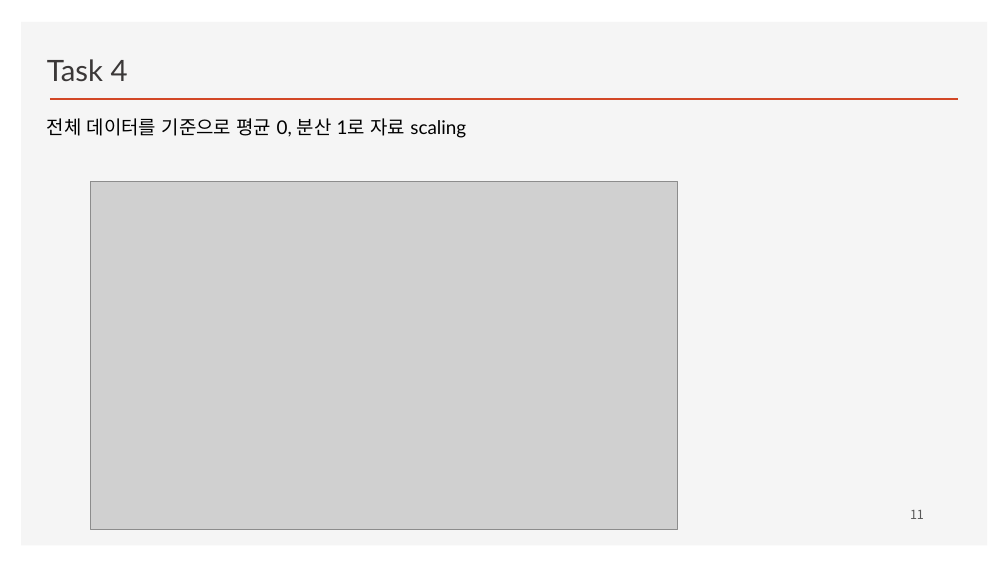
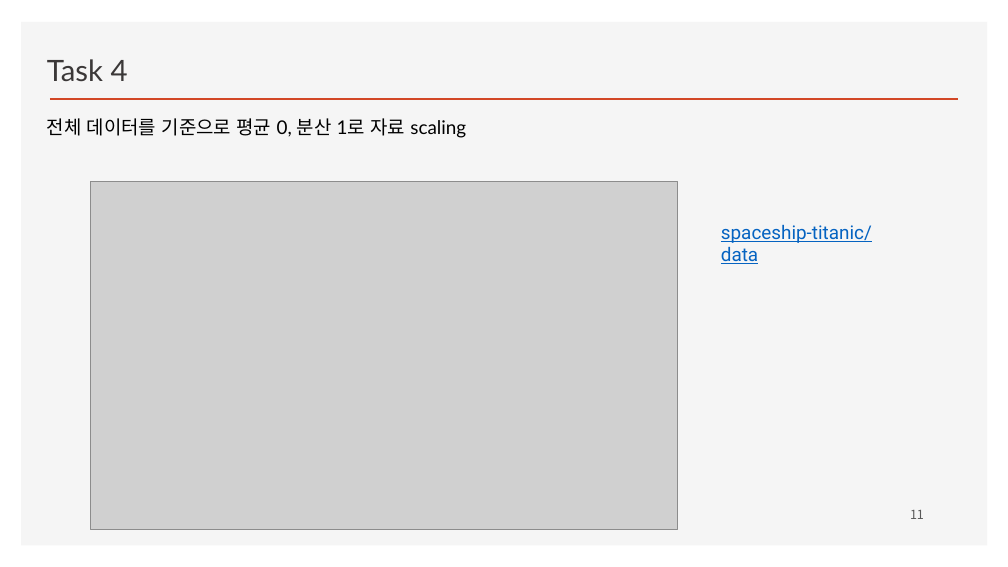
Before and after one commit to ancestor9/2026_Fall_Machine-Learning, a slide deck: slide 11 of 01_ML.pptx. Drawn at 1008x567 pixels with LibreOffice and Linux fonts; fonts in the diff are those of the drawing; grey boxes stand for pictures; background and template pictures are left out. Boxes give left, top, right and bottom in pixels: in the first picture for what was removed or moved away, otherwise in the second. Text is boxed around its words. In the diff, an @@ line names an element or a change of style, - is before the commit and + after.

```diff
--- a/01_ML.pptx
+++ b/01_ML.pptx
@@ text added at (x1=721, y1=224, x2=872, y2=264), 18 pt, text #0563C1, underline @@
+spaceship-titanic/data
```
Also in this commit, not shown: 1 slide added.
